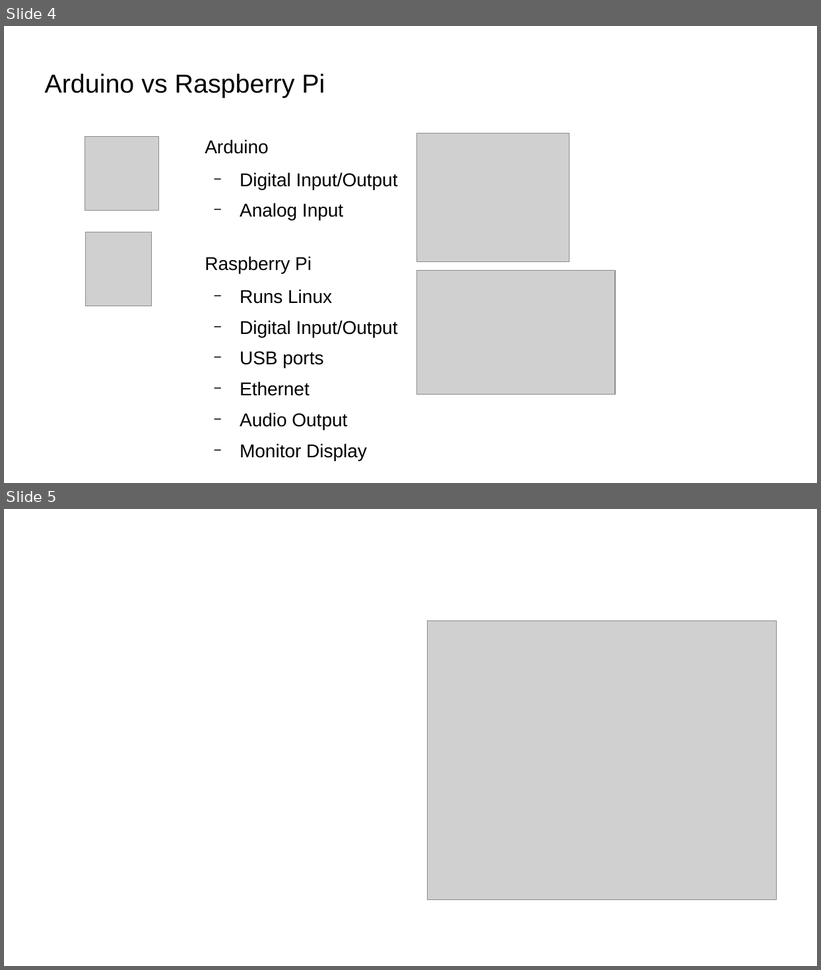
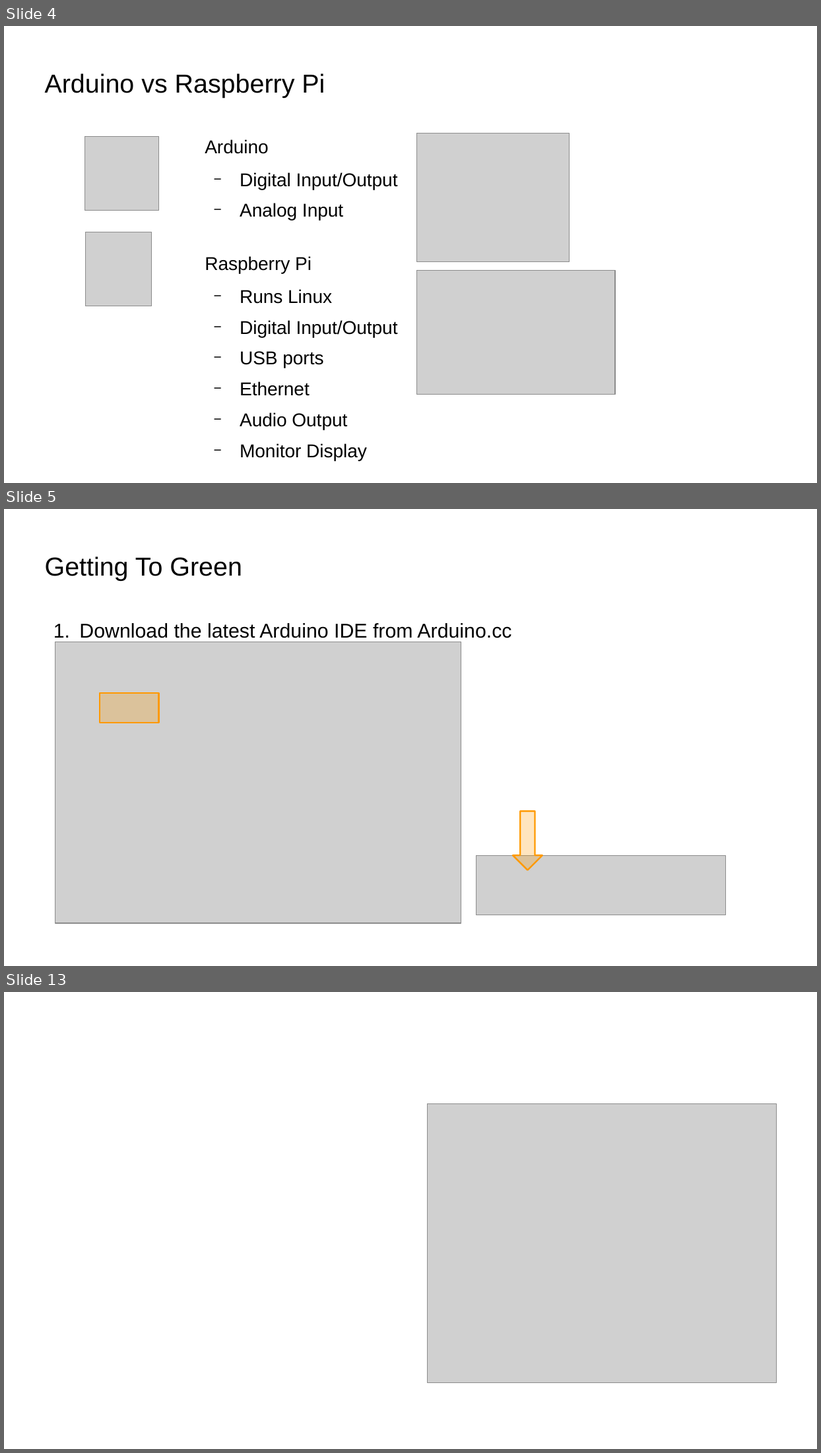
Before and after one commit to bradakelly/GettingStartedWithArduino, a slide deck: CourseSlideshow.odp. Shown one above the other, each under a label of ours: slides 4 and 5 before the commit, slides 4, 5 and 13 after it; the slides between them are not shown. The pictures are 821x970 and 821x1453 pixels, drawn with LibreOffice and Linux fonts; fonts in the diff are those of the drawing; grey boxes stand for pictures; background and template pictures are left out. Boxes give left, top, right and bottom in pixels: in the first picture for what was removed or moved away, otherwise in the second. Text is boxed around its words. In the diff, an @@ line names an element or a change of style, - is before the commit and + after.

Commit message:
Added Arduino IDE 'Getting to Green' steps

```diff
--- a/CourseSlideshow.odp
+++ b/CourseSlideshow.odp
@@ slide 5 added at box(4, 509, 817, 966), background picture (left out) @@
@@ title added at box(45, 557, 242, 581), 25.4 pt, text #000000 @@
+Getting To Green
@@ text added at box(79, 623, 512, 638), 19.5 pt, text #000000 @@
+1. Download the latest Arduino IDE from Arduino.cc
@@ picture added at box(55, 642, 461, 923) @@
@@ rectangle added at box(100, 693, 159, 723), fill #FF9900 at 25% opacity, outline #FF9900 1.5 pt @@
@@ down arrow added at box(513, 811, 543, 871), fill #FF9900 at 25% opacity, outline #FF9900 1.5 pt @@
@@ picture added at box(476, 855, 726, 916) @@
@@ what was slide 5 is now slide 13 @@
```
Also in this commit, not shown: 7 other slides added.
